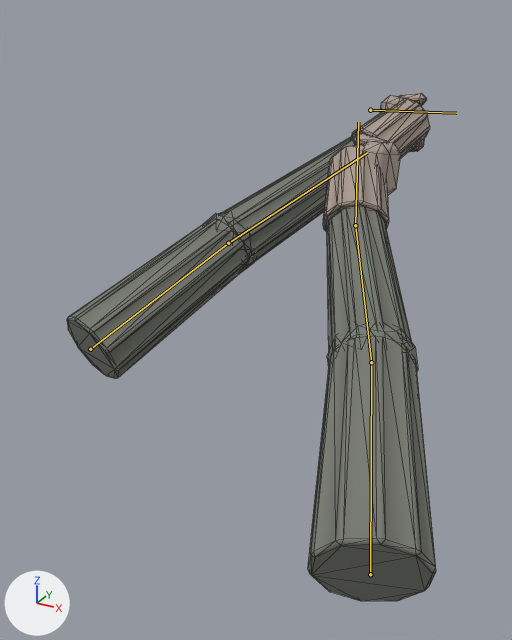
Before and after pictures for a commit that changed the glTF model public/assets/models/fp_arms.glb.
Both versions are drawn from a 50 mm lens placed at (0.376, -1.067, 0.147), pointed at (-0.077, -0.242, -0.266). Lighting does not change. The marker at lower left points along +X, +Y and +Z. The picture after the commit comes second. Both versions are drawn at frame 3 of the action 'fire'; the numbers are the values there. The bones that change, and the others that lie on the model, are drawn over the model as lines. Mesh edges are drawn as thin lines.

Names of what the first picture shows: 'fp_arms'.
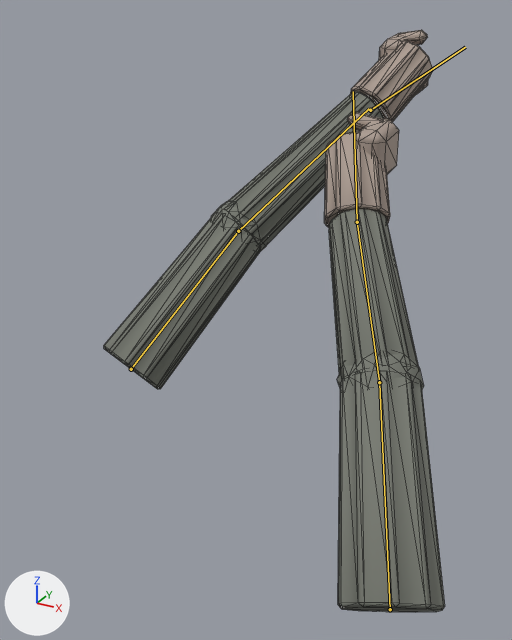
Location of each change, [x1, y1, x2, y2] in pixels of the pictures (512 x 640 px):
'fp_arms', posed (8% narrower, 15% taller)
    before: [67, 93, 436, 601]
    after: [104, 30, 445, 612]
bone 'vm_root', root to tip
    before: (370, 110) to (456, 113)
    after: (370, 110) to (465, 47)
bone 'upperarm_r', root to tip
    before: (370, 574) to (371, 362)
    after: (390, 609) to (379, 382)
bone 'forearm_r', root to tip
    before: (371, 362) to (355, 225)
    after: (379, 382) to (357, 222)
bone 'upperarm_l', root to tip
    before: (90, 349) to (228, 243)
    after: (131, 369) to (238, 231)
bone 'forearm_l', root to tip
    before: (228, 243) to (367, 152)
    after: (238, 231) to (369, 108)

What the commit changed:
Bone 'vm_root' (bone_vm_root) turns from (-7, 2, 0) to (7, 2, 0) degrees about its own x, y and z.
Bone 'upperarm_r' (bone_upperarm_r) turns from (-4, 0, 0) to (5, 0, 0) degrees about its own x, y and z.
Bone 'forearm_r' (bone_forearm_r) turns from (3, 0, 0) to (-3, 0, 0) degrees about its own x, y and z.
Bone 'upperarm_l' (bone_upperarm_l) turns from (-4, 0, 0) to (3, 0, 0) degrees about its own x, y and z.
Bone 'forearm_l' (bone_forearm_l) turns from (2, 0, 0) to (-2, 0, 0) degrees about its own x, y and z.
